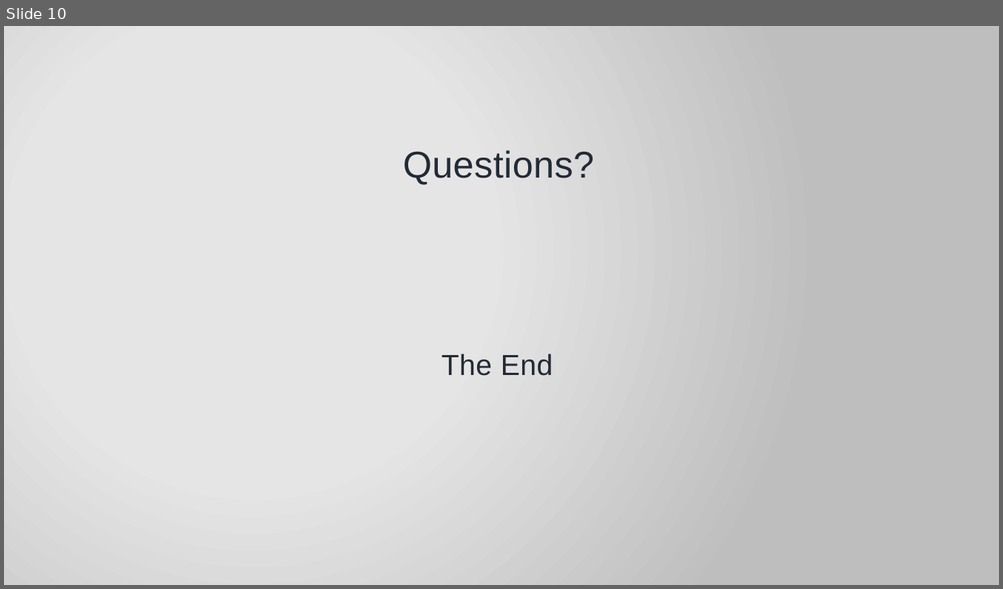
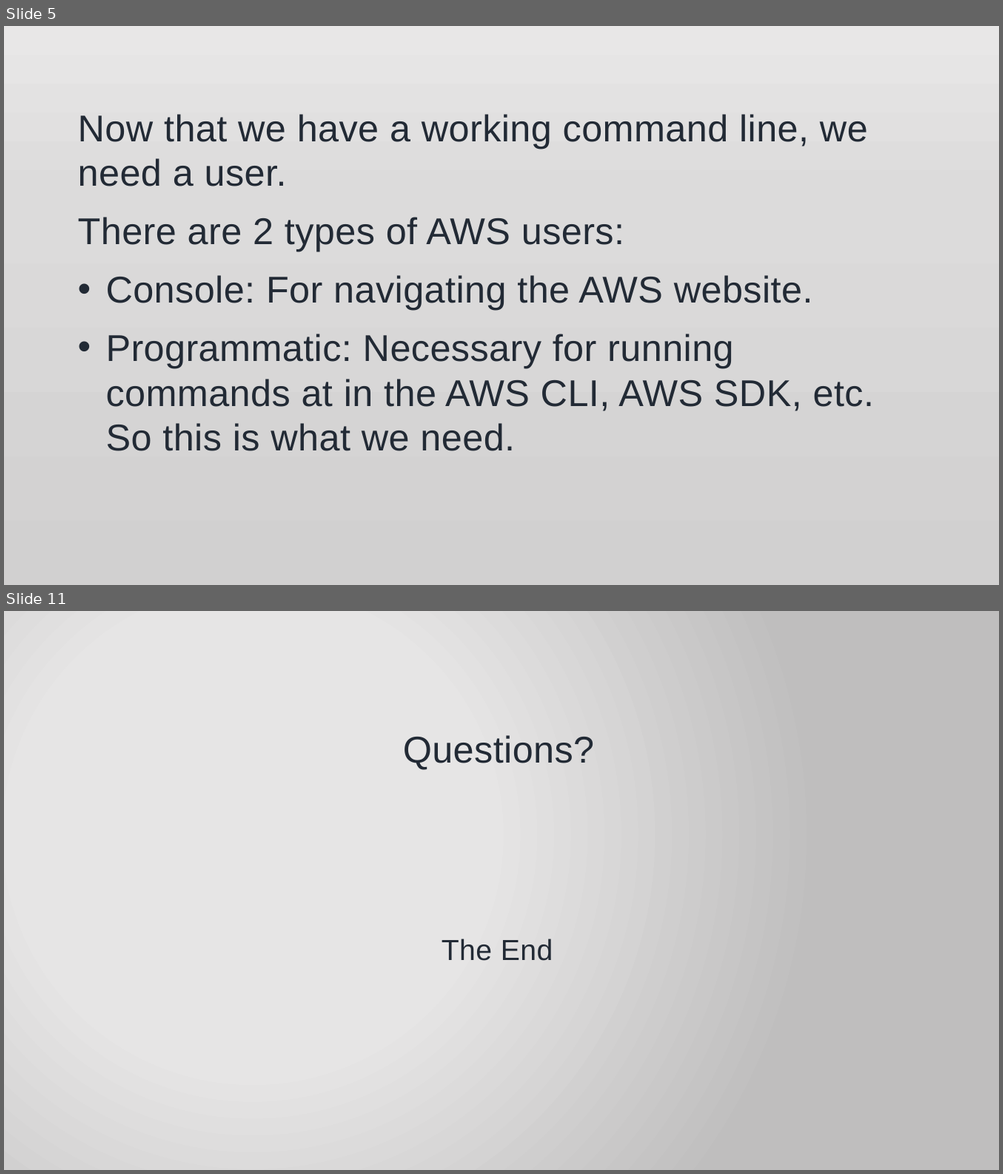
Before and after one commit to jonathan-r-jones/Composable-Batch-Files, a slide deck: jaws.pptx. Shown one above the other, each under a label of ours: slide 10 before the commit, slides 5 and 11 after it; the slides between them are not shown. The pictures are 1003x589 and 1003x1174 pixels, drawn with LibreOffice and Linux fonts; fonts in the diff are those of the drawing; background and template pictures are left out. Boxes give left, top, right and bottom in pixels: in the first picture for what was removed or moved away, otherwise in the second. Text is boxed around its words. In the diff, an @@ line names an element or a change of style, - is before the commit and + after.

```diff
--- a/jaws.pptx
+++ b/jaws.pptx
@@ slide 5 added at box(4, 26, 999, 585), background picture (left out) @@
@@ text added at box(78, 114, 874, 452), 36 pt, text #222A35 @@
+Now that we have a working command line, we need a user.
+There are 2 types of AWS users:
+• Console: For navigating the AWS website.
+• Programmatic: Necessary for running commands at in the AWS CLI, AWS SDK, etc. So this is what we need.
@@ what was slide 10 is now slide 11 @@
```
Also in this commit, not shown: 6 slides changed, 4 other slides added, 2 slides removed, 3 other files.
